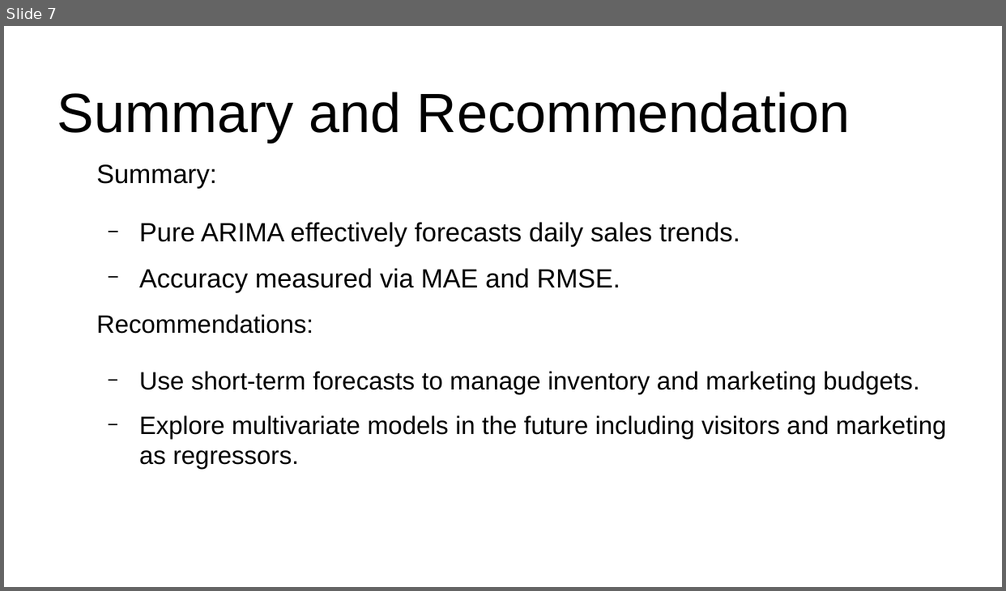
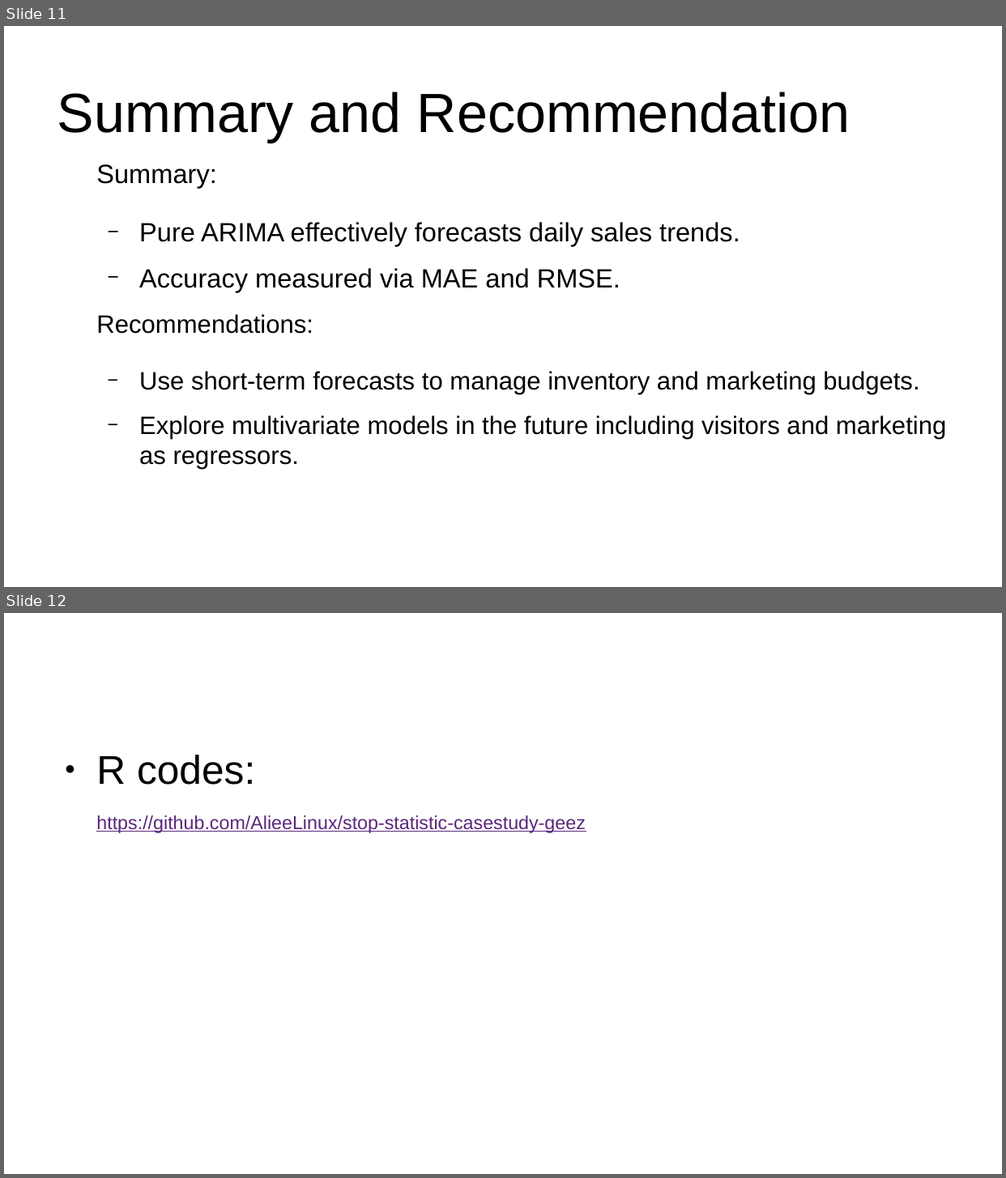
Before and after one commit to AlieeLinux/stop-statistic-casestudy-geez, a slide deck: CASESTUDY_PRESENTATIONE.odp. Shown one above the other, each under a label of ours: slide 7 before the commit, slides 11 and 12 after it. The pictures are 1006x591 and 1006x1178 pixels, drawn with LibreOffice and Linux fonts; fonts in the diff are those of the drawing. Boxes give left, top, right and bottom in pixels: in the first picture for what was removed or moved away, otherwise in the second. Text is boxed around its words. In the diff, an @@ line names an element or a change of style, - is before the commit and + after.

```diff
--- a/CASESTUDY_PRESENTATIONE.odp
+++ b/CASESTUDY_PRESENTATIONE.odp
@@ slide 12 added at [4, 613, 1002, 1174], background #FFFFFF @@
@@ text added at [96, 755, 586, 833], 15 pt, text #5B277D, underline @@
+● R codes:
+https://github.com/AlieeLinux/stop-statistic-casestudy-geez
@@ what was slide 7 is now slide 11 @@
```
Also in this commit, not shown: 5 other slides added, 1 slide removed.
